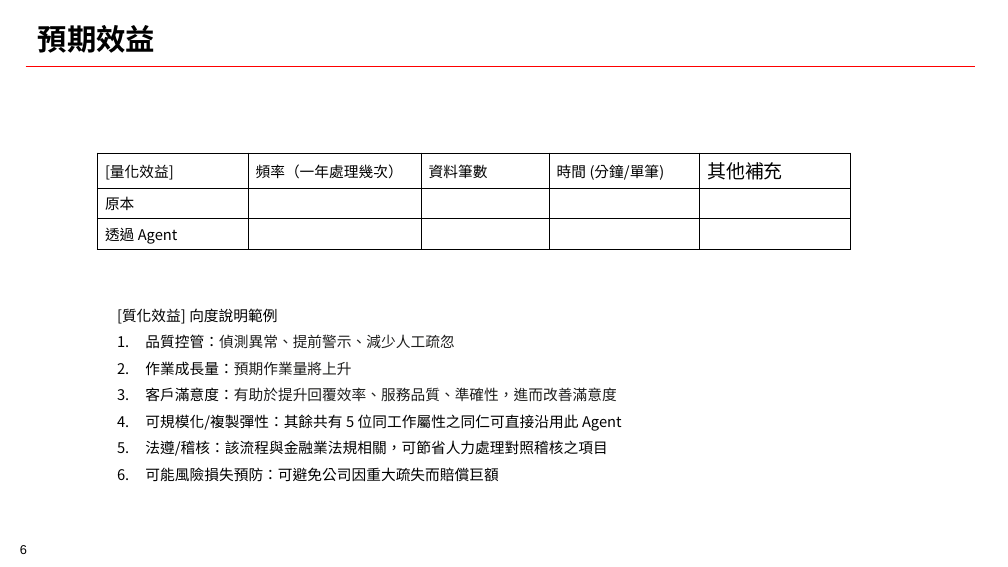
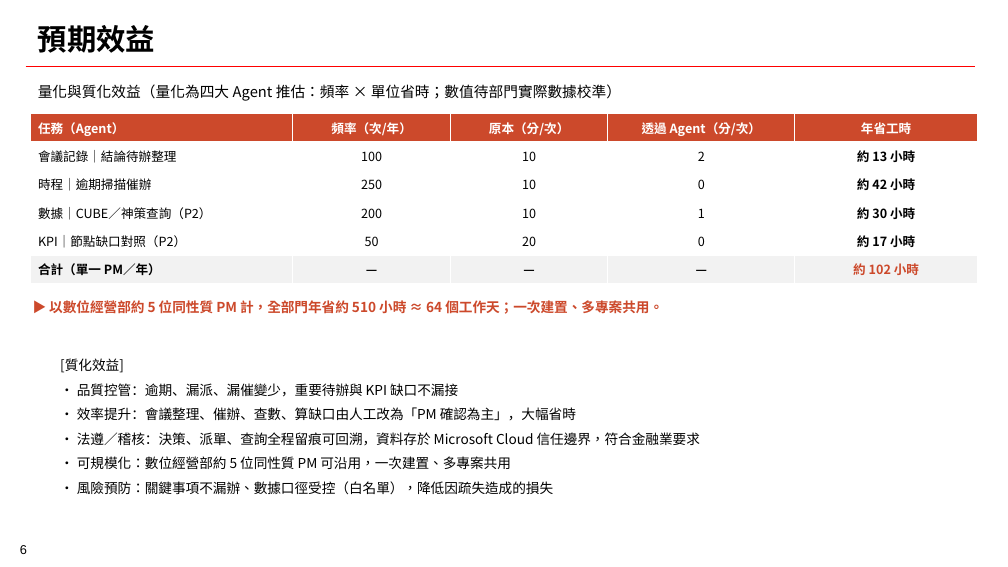
Before and after one commit to how0531/sino_AI-PM, a slide deck: slide 6 of AI競賽.pptx. Drawn at 1008x567 pixels with LibreOffice and Linux fonts; fonts in the diff are those of the drawing; background and template pictures are left out. Boxes give left, top, right and bottom in pixels: in the first picture for what was removed or moved away, otherwise in the second. Text is boxed around its words. In the diff, an @@ line names an element or a change of style, - is before the commit and + after.

```diff
--- a/AI競賽.pptx
+++ b/AI競賽.pptx
@@ text added at [38, 84, 621, 101], 14 pt, text #000000 @@
+量化與質化效益（量化為四大 Agent 推估：頻率 × 單位省時；數值待部門實際數據校準）
@@ table added at [30, 113, 977, 284], 6 rows, 5 columns @@
+任務（Agent） | 頻率（次/年） | 原本（分/次） | 透過 Agent（分/次） | 年省工時
+會議記錄｜結論待辦整理 | 100 | 10 | 2 | 約 13 小時
+時程｜逾期掃描催辦 | 250 | 10 | 0 | 約 42 小時
+數據｜CUBE／神策查詢（P2） | 200 | 10 | 1 | 約 30 小時
+KPI｜節點缺口對照（P2） | 50 | 20 | 0 | 約 17 小時
+合計（單一 PM／年） | — | — | — | 約 102 小時
@@ table removed at [98, 154, 850, 434], 3 rows, 5 columns @@
-[量化效益] | 頻率（一年處理幾次） | 資料筆數 | 時間 (分鐘/單筆) | 其他補充
-原本 |  |  |  | 
-透過 Agent |  |  |  | 
@@ text added at [49, 300, 663, 314], 13 pt, text #CC492B, bold @@
+▶ 以數位經營部約 5 位同性質 PM 計，全部門年省約 510 小時 ≈ 64 個工作天；一次建置、多專案共用。
@@ text at [60, 358, 700, 494]: text changed; size 14 to 13 pt @@
-[質化效益] 向度說明範例
-1. 品質控管：偵測異常、提前警示、減少人工疏忽
-2. 作業成長量：預期作業量將上升
-3. 客戶滿意度：有助於提升回覆效率、服務品質、準確性，進而改善滿意度
-4. 可規模化/複製彈性：其餘共有 5 位同工作屬性之同仁可直接沿用此 Agent
-5. 法遵/稽核：該流程與金融業法規相關，可節省人力處理對照稽核之項目
-6. 可能風險損失預防：可避免公司因重大疏失而賠償巨額
+[質化效益]
+• 品質控管：逾期、漏派、漏催變少，重要待辦與 KPI 缺口不漏接
+• 效率提升：會議整理、催辦、查數、算缺口由人工改為「PM 確認為主」，大幅省時
+• 法遵／稽核：決策、派單、查詢全程留痕可回溯，資料存於 Microsoft Cloud 信任邊界，符合金融業要求
+• 可規模化：數位經營部約 5 位同性質 PM 可沿用，一次建置、多專案共用
+• 風險預防：關鍵事項不漏辦、數據口徑受控（白名單），降低因疏失造成的損失
```
Also in this commit, not shown: 6 other slides changed, 1 slide added, 12 other files.
